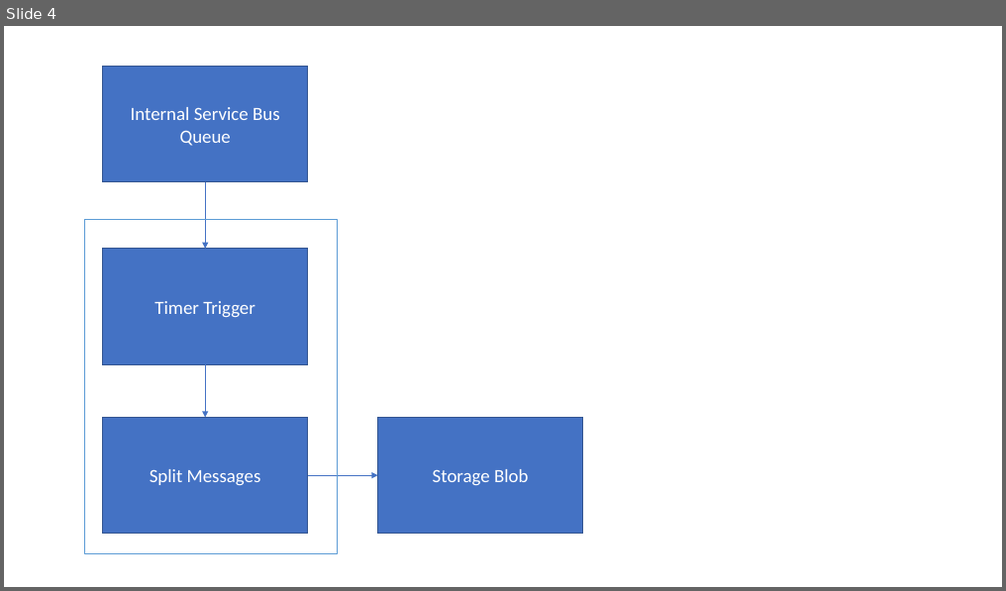
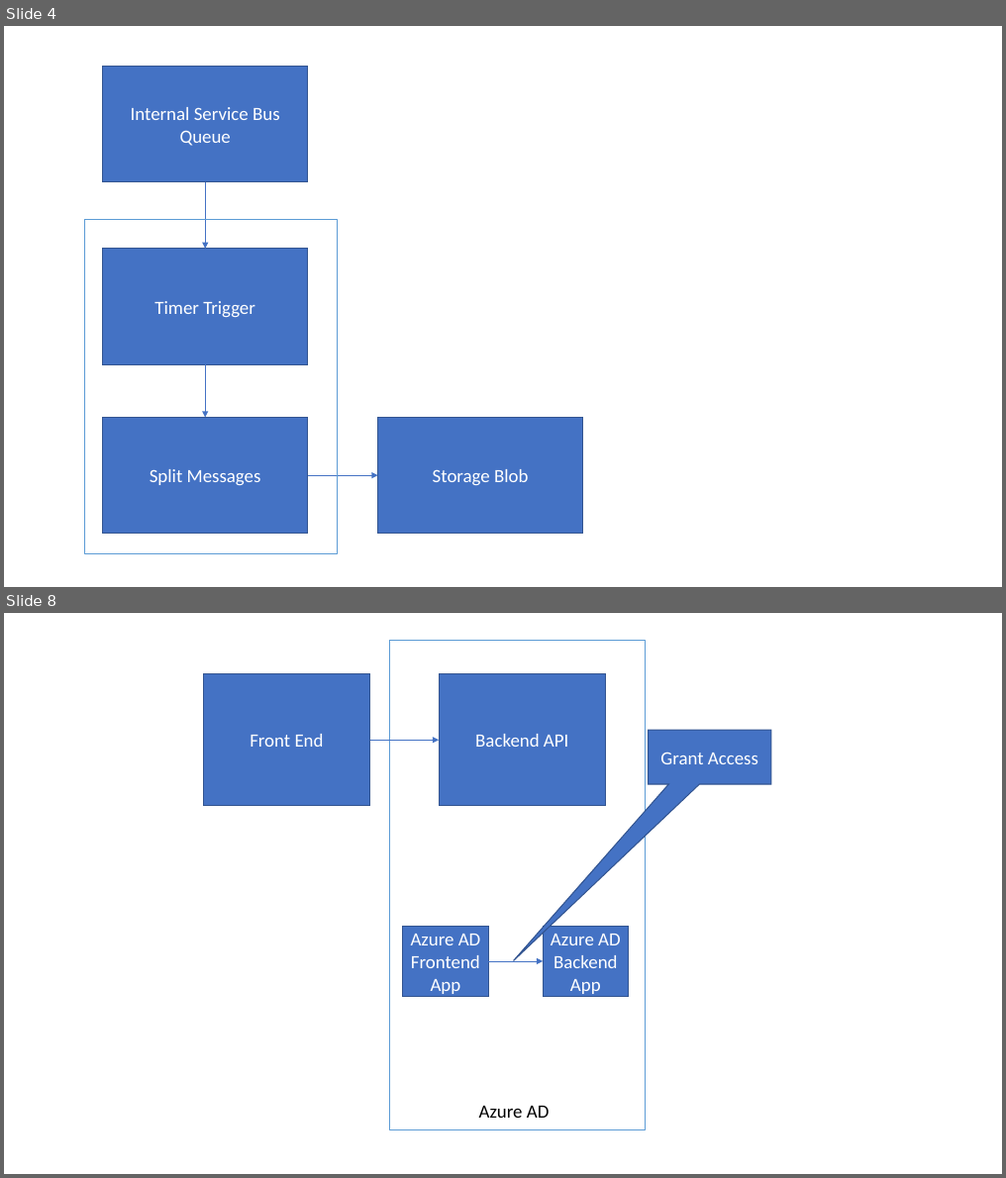
Before and after one commit to michael-chi/azure-eai, a slide deck: doc/contoso-receiver-adapter.pptx. Shown one above the other, each under a label of ours: slide 4 before the commit, slides 4 and 8 after it; the slides between them are not shown. The pictures are 1006x591 and 1006x1178 pixels, drawn with LibreOffice and Linux fonts; fonts in the diff are those of the drawing. Boxes give left, top, right and bottom in pixels: in the first picture for what was removed or moved away, otherwise in the second. Text is boxed around its words. In the diff, an @@ line names an element or a change of style, - is before the commit and + after.

```diff
--- a/doc/contoso-receiver-adapter.pptx
+++ b/doc/contoso-receiver-adapter.pptx
@@ slide 8 added at [4, 613, 1002, 1174], background #FFFFFF @@
@@ rectangle added at [389, 641, 645, 1131], outline #5B9BD5 0.75 pt @@
@@ rectangle added at [203, 674, 370, 806], fill #4472C4, outline #325491 1 pt, 18 pt, text #FFFFFF @@
+Front End
@@ rectangle added at [439, 674, 606, 806], fill #4472C4, outline #325491 1 pt, 18 pt, text #FFFFFF @@
+Backend API
@@ speech box added at [648, 730, 771, 784], fill #4472C4, outline #325491 1 pt, 18 pt, text #FFFFFF @@
+Grant Access
@@ arrow added from (370, 741) to (439, 741), #4472C4 0.5 pt @@
@@ rectangle added at [403, 927, 488, 997], fill #4472C4, outline #325491 1 pt, 18 pt, text #FFFFFF @@
+Azure AD Frontend App
@@ rectangle added at [543, 927, 629, 997], fill #4472C4, outline #325491 1 pt, 18 pt, text #FFFFFF @@
+Azure AD Backend App
@@ arrow added from (488, 961) to (543, 961), #4472C4 0.5 pt @@
@@ text added at [479, 1106, 549, 1118], 18 pt, text #000000 @@
+Azure AD
```
Also in this commit, not shown: 3 other slides added, 14 other files.
